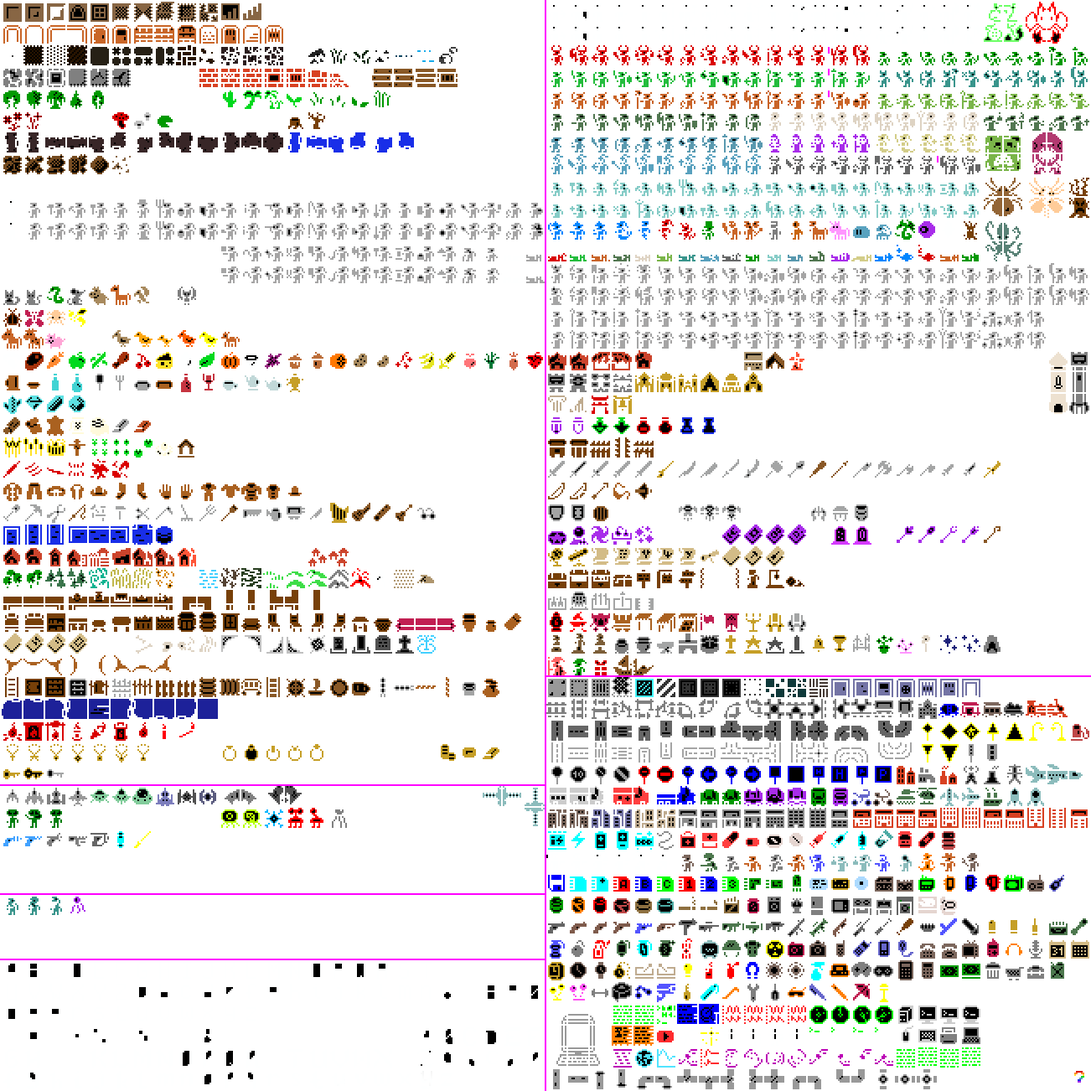
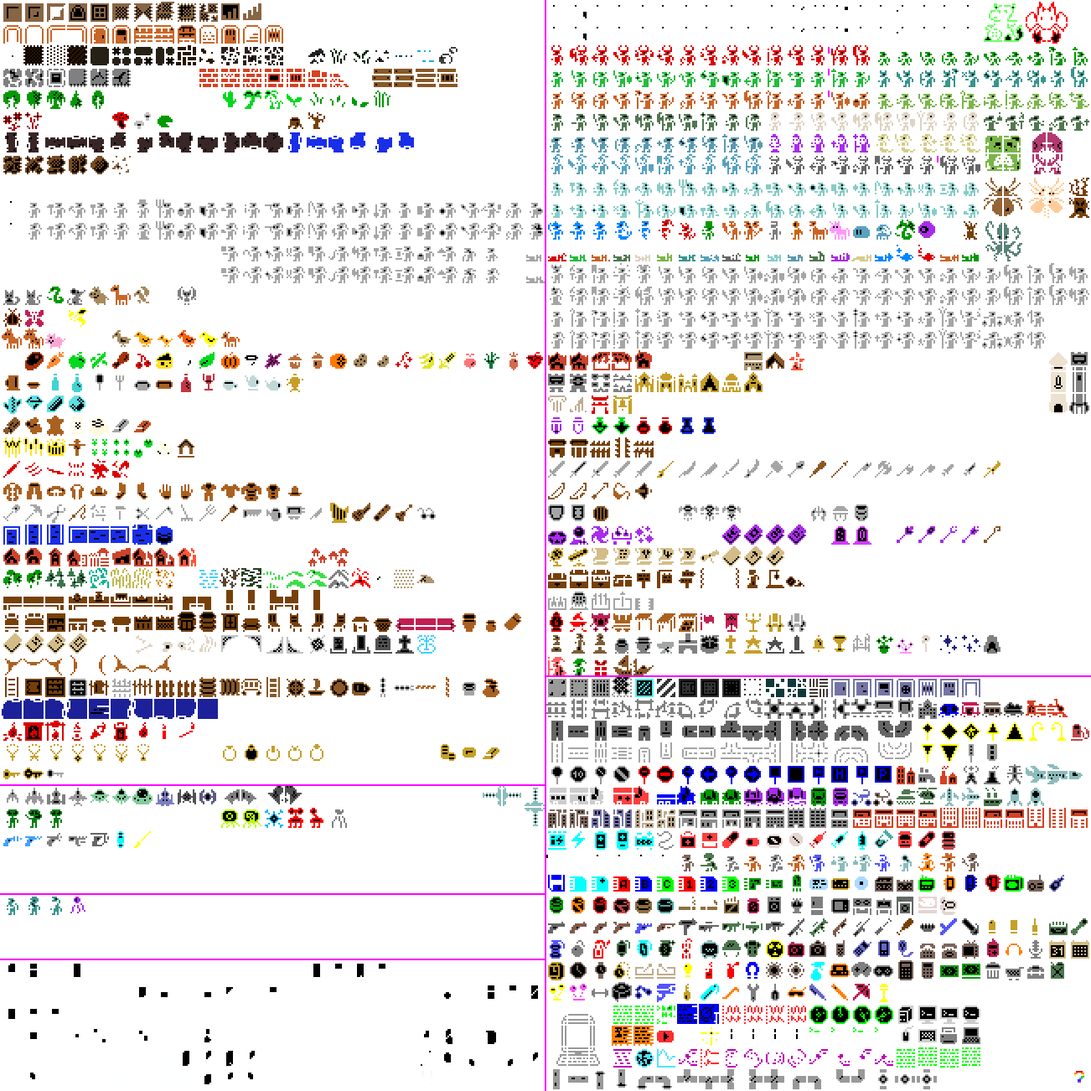
Layer changes from the first 1091 x 1091 image to the second:
painted on "urizen_tiles.png" over [left=46, top=310, right=66, bottom=326]
